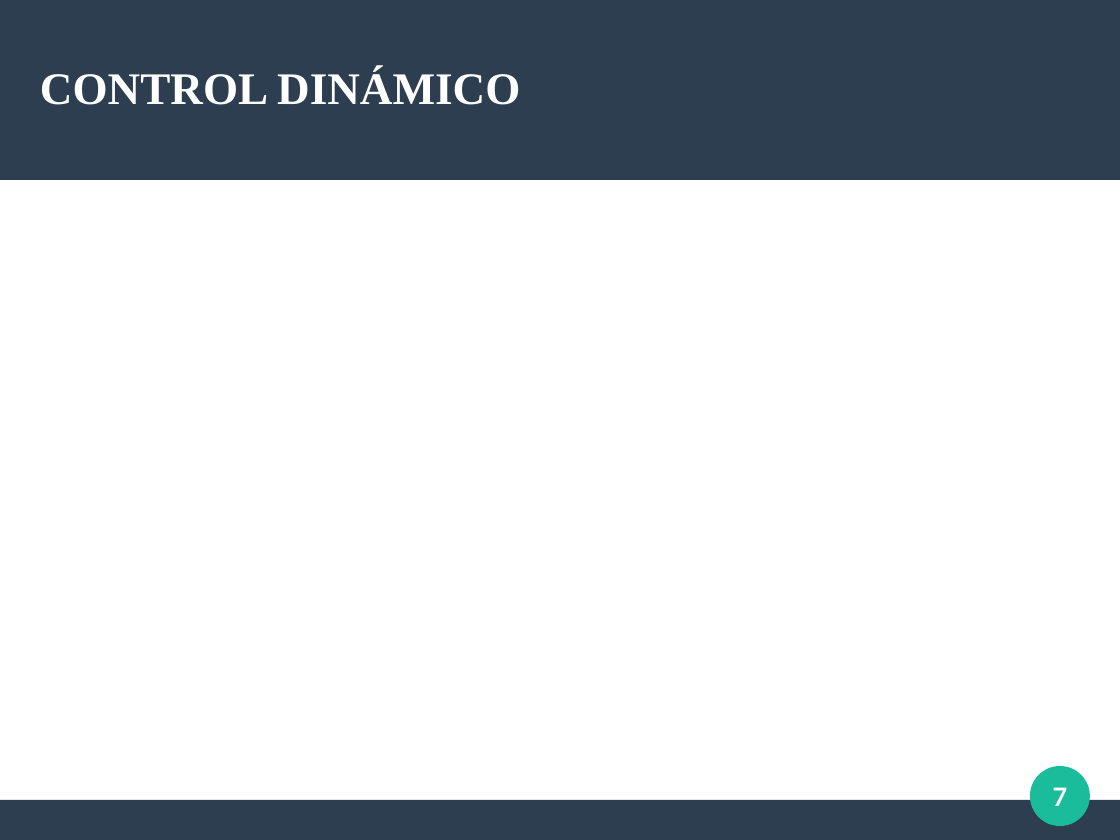
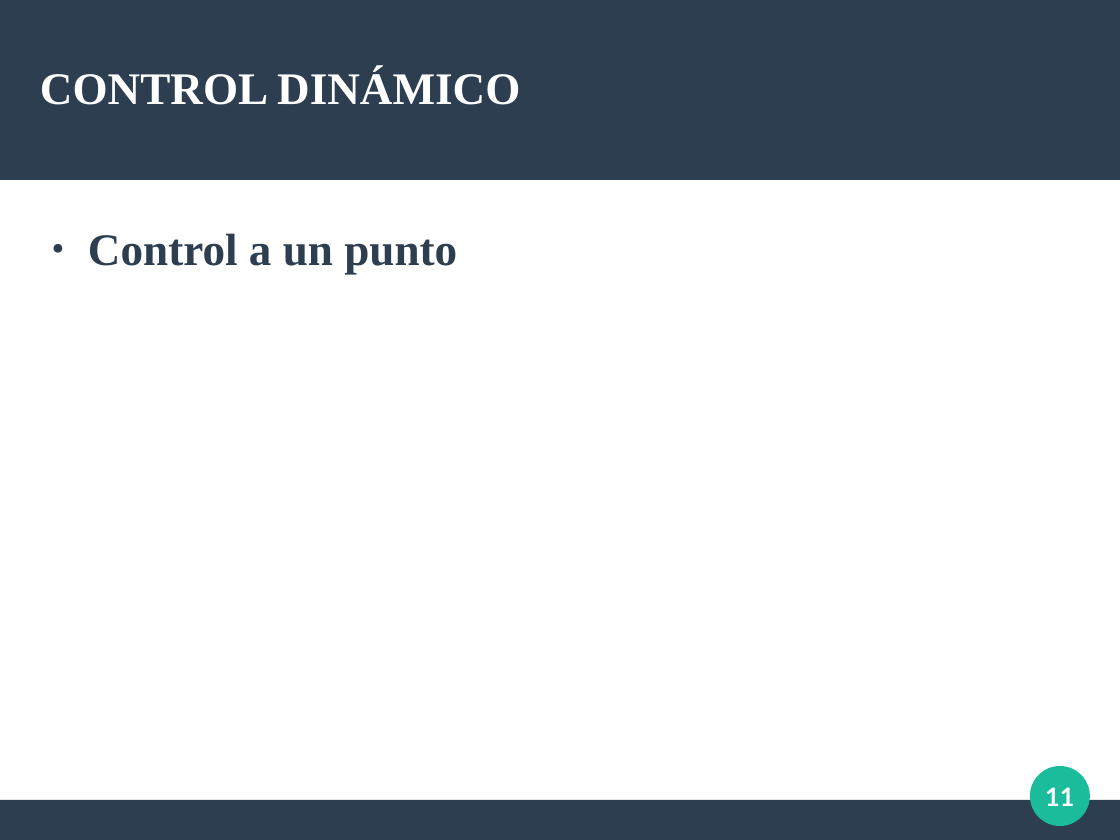
Before and after one commit to Arrivederccimamasita/Synchro_Drive_CyPR, a slide deck: slide 11 of Presentacion_defensa/defensa.odp (slide 7 before the commit). Drawn at 1120x840 pixels with LibreOffice and Linux fonts; fonts in the diff are those of the drawing. Boxes give left, top, right and bottom in pixels: in the first picture for what was removed or moved away, otherwise in the second. Text is boxed around its words. In the diff, an @@ line names an element or a change of style, - is before the commit and + after.

Commit message:
Anadido la parte de la presentacion de la implementacion de modelos. Ademas anadido en la simuacion del control con por trayectoria a partir de unos puntos datos

```diff
--- a/Presentacion_defensa/defensa.odp
+++ b/Presentacion_defensa/defensa.odp
@@ text added at (88,233,457,274), 32 pt, text #2C3E50, bold @@
+● Control a un punto
@@ page number at (1045,787,1074,806): text changed @@
-7
+11
```
Also in this commit, not shown: 5 other slides changed, 8 slides added, 1 slide removed, 2 other files.
